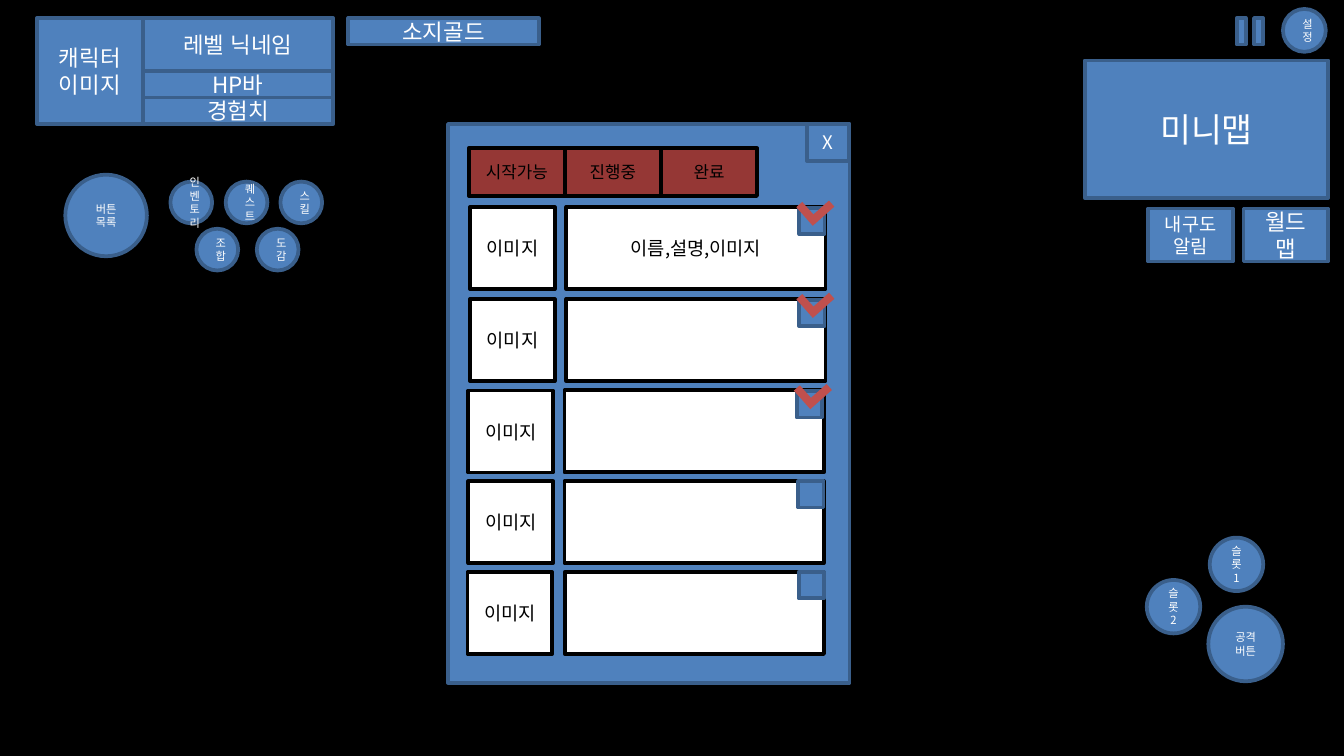
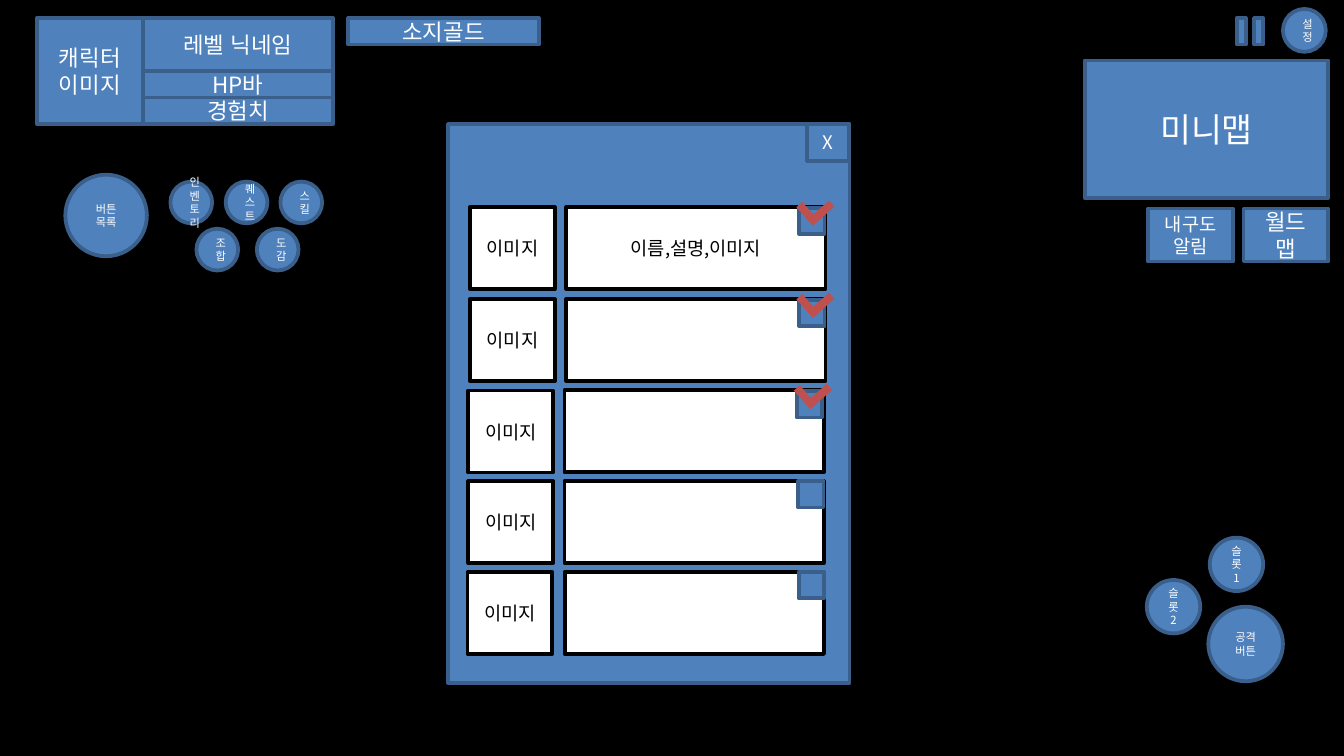
Before and after one commit to qwo330/LastProject, a slide deck: slide 11 of 기획_설계/UI디자인/척박한게임.pptx. Drawn at 1344x756 pixels with LibreOffice and Linux fonts; fonts in the diff are those of the drawing. Boxes give left, top, right and bottom in pixels: in the first picture for what was removed or moved away, otherwise in the second. Text is boxed around its words. In the diff, an @@ line names an element or a change of style, - is before the commit and + after.

```diff
--- a/기획_설계/UI디자인/척박한게임.pptx
+++ b/기획_설계/UI디자인/척박한게임.pptx
@@ rectangle removed at [469, 148, 566, 196] @@
-시작가능
@@ rectangle removed at [564, 148, 661, 196] @@
-진행중
@@ rectangle removed at [661, 148, 758, 196] @@
-완료
```
Also in this commit, not shown: 1 other slide changed, 1 slide added, 30 other files.
